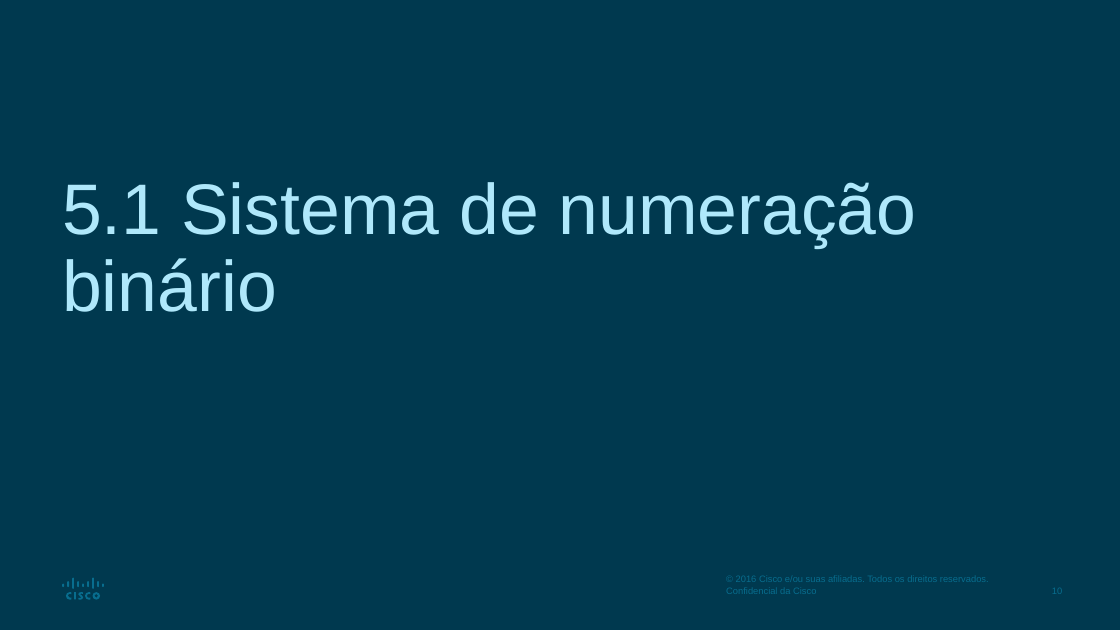
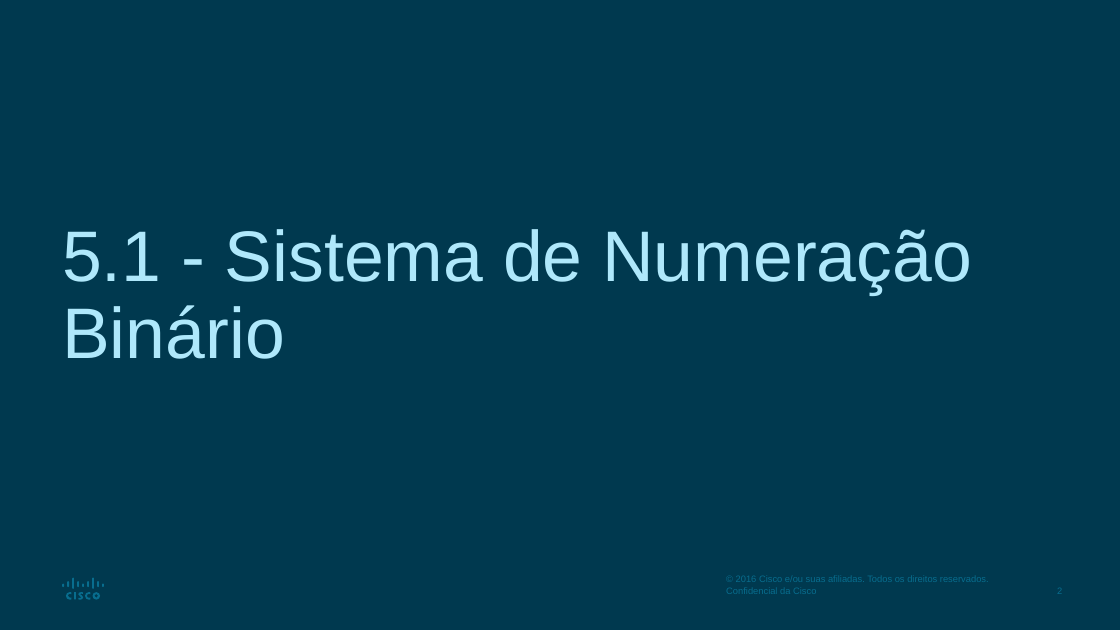
Before and after one commit to vaamonde/netacad, a slide deck: slide 2 of 02-CCNA-200-301-v7/01-CCNA-IntroducaoAsRedes-v7.02/01-Modulo01-PPTS/Modulo05-SistemaNumerico.pptx (slide 10 before the commit). Drawn at 1120x630 pixels with LibreOffice and Linux fonts; fonts in the diff are those of the drawing. Boxes give left, top, right and bottom in pixels: in the first picture for what was removed or moved away, otherwise in the second. Text is boxed around its words. In the diff, an @@ line names an element or a change of style, - is before the commit and + after.

```diff
--- a/02-CCNA-200-301-v7/01-CCNA-IntroducaoAsRedes-v7.02/01-Modulo01-PPTS/Modulo05-SistemaNumerico.pptx
+++ b/02-CCNA-200-301-v7/01-CCNA-IntroducaoAsRedes-v7.02/01-Modulo01-PPTS/Modulo05-SistemaNumerico.pptx
@@ title at (x1=62, y1=229, x2=972, y2=359): text changed @@
-5.1 Sistema de numeração binário
+5.1 - Sistema de Numeração Binário
@@ page number removed at (x1=1052, y1=588, x2=1062, y2=594) @@
-10
```
Also in this commit, not shown: 7 other slides changed, 13 slides removed, 2 other files.
